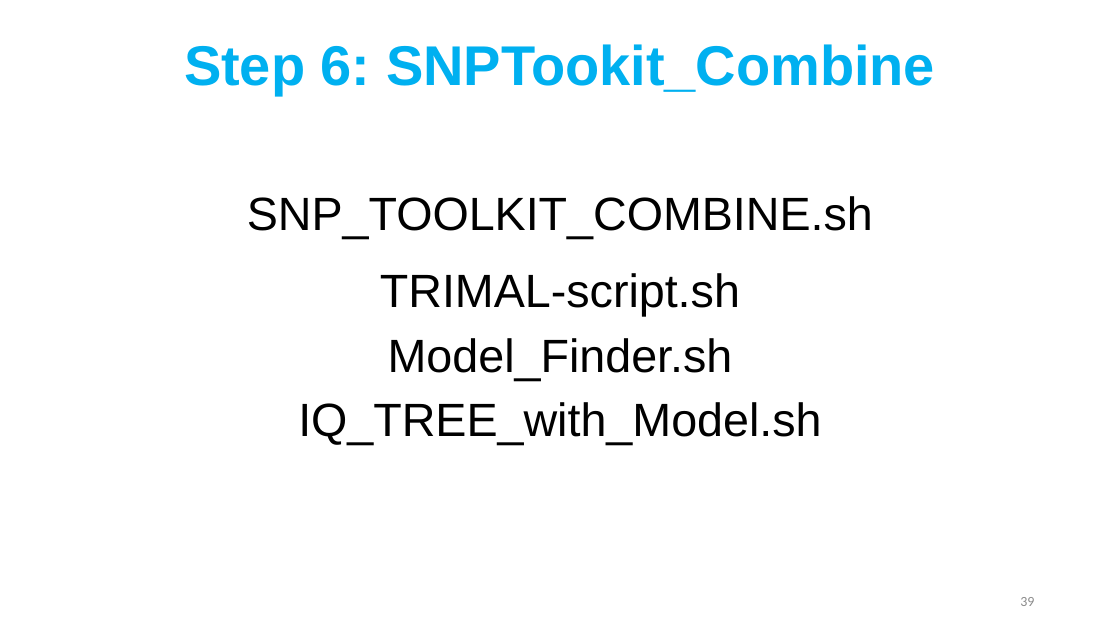
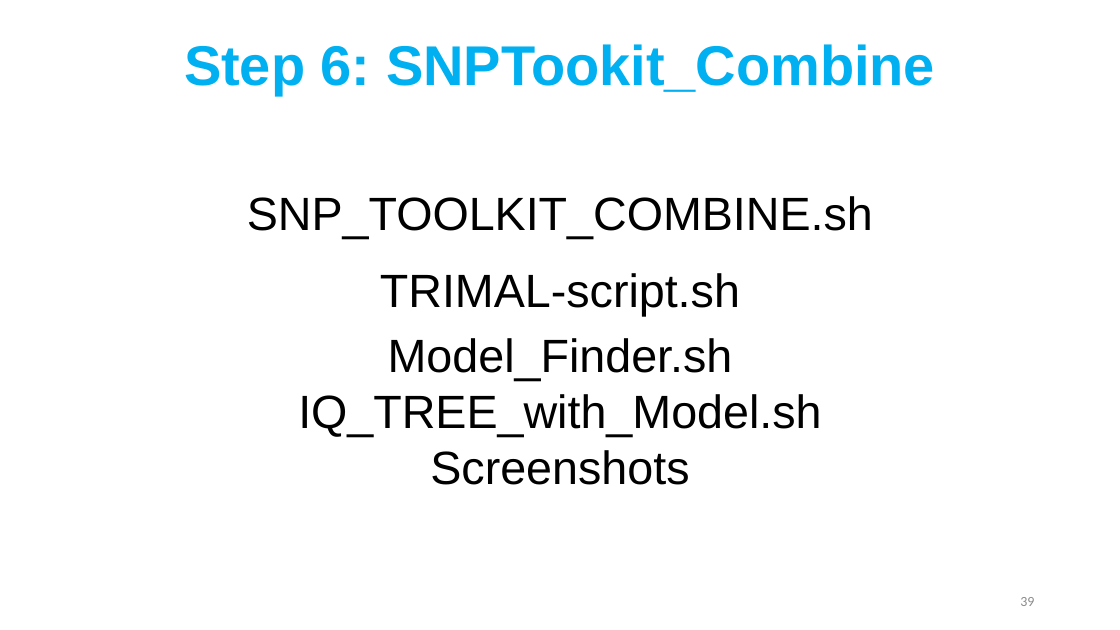
Before and after one commit to DAWGPSU/DAWG_workshop, a slide deck: slide 39 of SP24_09FEB24_Phylogenomics/slides/Phylogenomics_Slides_DAWG_SP24.pptx. Drawn at 1120x630 pixels with LibreOffice and Linux fonts; fonts in the diff are those of the drawing. Boxes give left, top, right and bottom in pixels: in the first picture for what was removed or moved away, otherwise in the second. Text is boxed around its words. In the diff, an @@ line names an element or a change of style, - is before the commit and + after.

```diff
--- a/SP24_09FEB24_Phylogenomics/slides/Phylogenomics_Slides_DAWG_SP24.pptx
+++ b/SP24_09FEB24_Phylogenomics/slides/Phylogenomics_Slides_DAWG_SP24.pptx
@@ text "IQ_TREE_with_Model.sh": place and size @@
-text "IQ_TREE_with_Model.sh" at [298,402,821,445]
+text "IQ_TREE_with_Model.sh" at [298,394,821,485]
@@ text at [430,450,689,485]: paragraph added @@
+Screenshots
```
Also in this commit, not shown: 7 other slides changed, 2 slides added, 1 slide removed.
